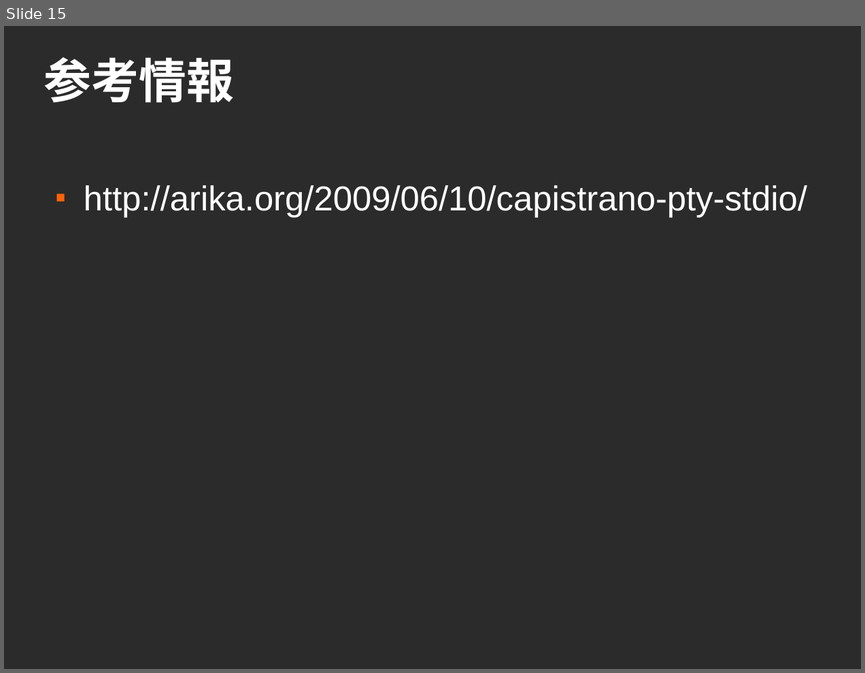
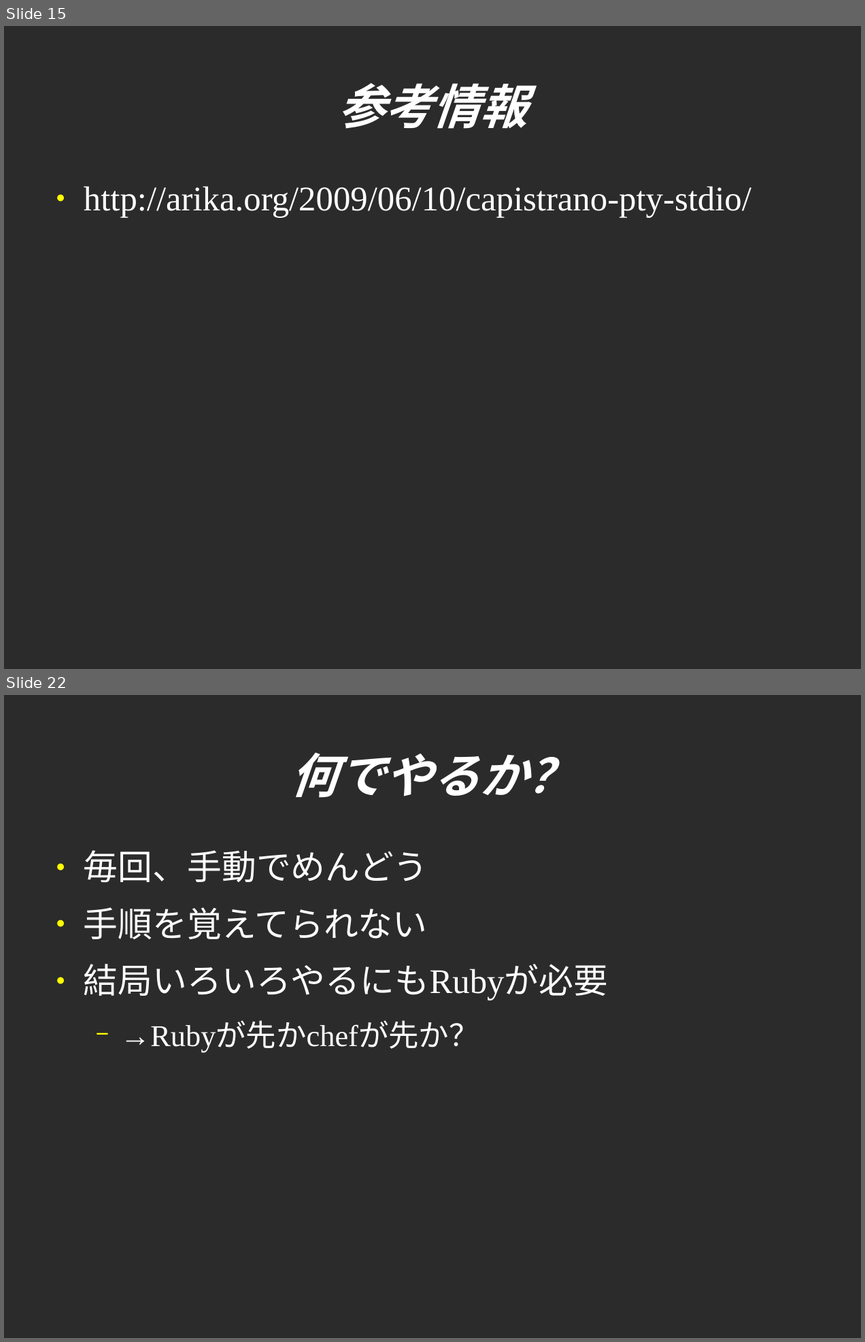
Before and after one commit to sendagayarb/mokmok_2012-05-28, a slide deck: fukajun/capistrano.odp. Shown one above the other, each under a label of ours: slide 15 before the commit, slides 15 and 22 after it; the slides between them are not shown. The pictures are 865x673 and 865x1342 pixels, drawn with LibreOffice and Linux fonts; fonts in the diff are those of the drawing; background and template pictures are left out; a plain dark background stands for a picture behind light text. Boxes give left, top, right and bottom in pixels: in the first picture for what was removed or moved away, otherwise in the second. Text is boxed around its words. In the diff, an @@ line names an element or a change of style, - is before the commit and + after.

```diff
--- a/fukajun/capistrano.odp
+++ b/fukajun/capistrano.odp
@@ slide 22 added at (4,695,861,1338), background picture (left out) @@
@@ title added at (290,752,575,798), 44 pt, text #FFFFFF, bold, italic @@
+何でやるか？
@@ text added at (84,850,608,1051), 32 pt, text #FFFFFF @@
+● 毎回、手動でめんどう
+● 手順を覚えてられない
+● 結局いろいろやるにもRubyが必要
+  − →Rubyが先かchefが先か？
@@ slide 15 changed as well @@
@@ title "参考情報": place and size @@
-title "参考情報" at (44,57,234,103)
+title "参考情報" at (337,83,527,129)
@@ title "参考情報" at (337,83,527,129): font Arial to Times New Roman, italic on; alignment left to centre @@
@@ text "http://arika.org/2009/06/10/capistrano-pty-stdio/" at (84,186,751,218): font Arial to Times New Roman; bullet ■ to ●; bullet colour #FF6309 to #FFFF00 @@
```
Also in this commit, not shown: 12 other slides changed, 16 other slides added.
